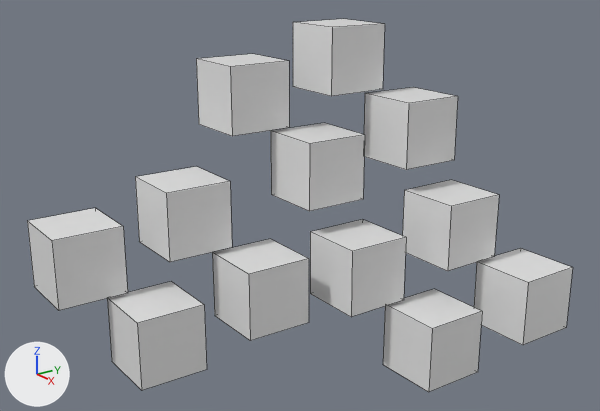
Before and after pictures for a commit that changed the Blender file Praktikum/Synagoge.blend.
One viewpoint serves both versions: a 50 mm lens placed at (17.9, -14.69, 9.28), pointed at (-0.7, -1.58, 2.0). The lights are fixed; the arrows at lower left show +X, +Y and +Z. Mesh edges are drawn as thin lines.

Script lines for the objects in view, before the commit:
```python
me_cube_001 = bpy.data.meshes.new('Cube.001')
me_cube_001.from_pydata(...)  # a box spanning x -1.0..1.0, y -1.0..1.0, z -1.0..1.0
me_cube_001.materials.append(mat_material)  # white #e7e7e7
me_cube_002 = bpy.data.meshes.new('Cube.002')
me_cube_002.from_pydata(...)  # a box spanning x -1.0..1.0, y -1.0..1.0, z -1.0..1.0
me_cube_002.materials.append(mat_material)  # white #e7e7e7
me_cube_003 = bpy.data.meshes.new('Cube.003')
me_cube_003.from_pydata(...)  # a box spanning x -1.0..1.0, y -1.0..1.0, z -1.0..1.0
me_cube_003.materials.append(mat_material)  # white #e7e7e7
me_cube_004 = bpy.data.meshes.new('Cube.004')
me_cube_004.from_pydata(...)  # a box spanning x -1.0..1.0, y -1.0..1.0, z -1.0..1.0
me_cube_004.materials.append(mat_material)  # white #e7e7e7
me_cube_005 = bpy.data.meshes.new('Cube.005')
me_cube_005.from_pydata(...)  # a box spanning x -1.0..1.0, y -1.0..1.0, z -1.0..1.0
me_cube_005.materials.append(mat_material)  # white #e7e7e7
ob_cube_001 = bpy.data.objects.new('Cube.001', me_cube_001)
ob_cube_001.location = (0.79, 2.97, 0.97)
ob_cube_002 = bpy.data.objects.new('Cube.002', me_cube_001)
ob_cube_002.location = (2.57, 4.44, -1.13)
ob_cube_003 = bpy.data.objects.new('Cube.003', me_cube_002)
ob_cube_003.location = (1.78, 1.47, -2.07)
ob_cube_004 = bpy.data.objects.new('Cube.004', me_cube_003)
ob_cube_004.location = (-3.59, -7.2, 0.76)
ob_cube_005 = bpy.data.objects.new('Cube.005', me_cube_004)
ob_cube_005.location = (-2.81, -4.22, 1.73)
ob_cube_006 = bpy.data.objects.new('Cube.006', me_cube_004)
ob_cube_006.location = (-1.02, -2.76, -0.37)
ob_cube_007 = bpy.data.objects.new('Cube.007', me_cube_005)
ob_cube_007.location = (-1.81, -5.73, -1.31)
ob_cube_008 = bpy.data.objects.new('Cube.008', me_cube_003)
ob_cube_008.location = (-3.42, -1.76, 4.86)
ob_cube_011 = bpy.data.objects.new('Cube.011', me_cube_005)
ob_cube_011.location = (-1.65, -0.29, 2.79)
# me_cube
# before: 0 (1.0, 1.0, 1.0) at pixel (406, 237), 1 (1.0, 1.0, -1.0) at pixel (403, 300), 2 (1.0, -1.0, 1.0) at pixel (352, 251), 3 (1.0, -1.0, -1.0) at pixel (351, 317), 4 (-1.0, 1.0, 1.0) at pixel (362, 219)
# before: 5 (-1.0, 1.0, -1.0), 6 (-1.0, -1.0, 1.0) at pixel (310, 231), 7 (-1.0, -1.0, -1.0) at pixel (310, 293)
# also in view: 'Cube.009' at (-2.64, 1.22, 5.84); 'Cube' at (0.0, 0.0, 0.0); 'Cube.010' at (-0.85, 2.68, 3.74)
```
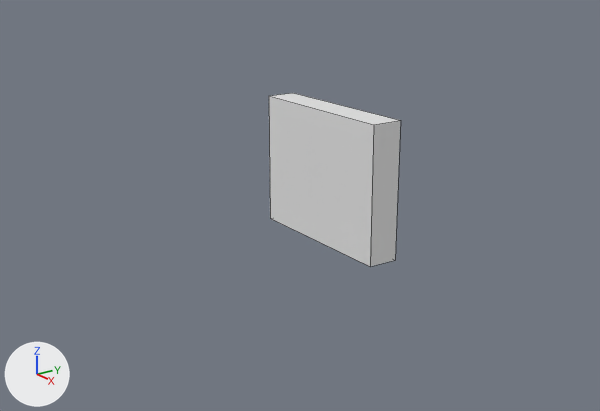
Where the change shows, as pixel boxes [x1, y1, x2, y2] in the pictures (600 x 411 px):
'Cube', reshaped, moved (36% wider, 76% taller): before [310, 219, 406, 317]; after [269, 93, 400, 266]
'Cube.007', deleted: before [107, 282, 207, 390]
'Cube.004', deleted: before [27, 208, 128, 310]
'Cube.006', deleted: before [212, 239, 309, 341]
'Cube.003', deleted: before [383, 289, 482, 392]
'Cube.005', deleted: before [135, 166, 232, 262]
'Cube.002', deleted: before [474, 248, 573, 345]
'Cube.001', deleted: before [403, 180, 499, 271]
'Cube.011', deleted: before [271, 123, 365, 211]
'Cube.008', deleted: before [196, 54, 289, 136]
'Cube.010', deleted: before [364, 87, 458, 170]
'Cube.009', deleted: before [293, 19, 385, 96]
part 1 of me_cube, deleted: before [310, 219, 406, 317]
part 2 of me_cube, added: after [269, 93, 400, 266]

What changed in the scene script:
```text
Change me_cube:
    where me_cube.from_pydata(...)  # 8 vertices, 6 faces; spans x -1.0..1.0, y -1.0..1.0, z -1.0..1.0
    used by ob_cube; location = (0.0, 0.0, 0.0)
    verts and faces of me_cube; kept vertices keep their numbers, new ones are numbered from 8
    remove me_cube.materials.append(mat_material)  # white #e7e7e7
    me_cube part 1
    add delete_vertices([*range(0, 8)])  # with the faces that use them
    me_cube part 2
    add verts[8] = (-2.65, -0.43, 2.05)  # pixel (268, 95)
    add verts[9] = (-2.66, -0.43, -2.07)  # pixel (270, 218)
    add verts[10] = (-2.56, 0.44, 2.08)  # pixel (292, 92)
    add verts[11] = (-2.56, 0.45, -2.04)
    add verts[12] = (2.56, -0.45, 2.04)  # pixel (373, 124)
    add verts[13] = (2.56, -0.44, -2.08)  # pixel (370, 266)
    add verts[14] = (2.66, 0.43, 2.07)  # pixel (400, 120)
    add verts[15] = (2.65, 0.43, -2.05)  # pixel (395, 260)
    add faces += [(8, 9, 11, 10), (10, 11, 15, 14), (12, 14, 15, 13), (8, 12, 13, 9), (8, 10, 14, 12), (9, 13, 15, 11)]
Change ob_cube:
    ob_cube.location: (0.0, 0.0, 0.0) -> (-1.58, 0.12, 2.46)
Remove ob_cube_001:
    ob_cube_001 = bpy.data.objects.new('Cube.001', me_cube_001)
    ob_cube_001.location = (0.79, 2.97, 0.97)
Remove ob_cube_002:
    ob_cube_002 = bpy.data.objects.new('Cube.002', me_cube_001)
    ob_cube_002.location = (2.57, 4.44, -1.13)
Remove ob_cube_003:
    ob_cube_003 = bpy.data.objects.new('Cube.003', me_cube_002)
    ob_cube_003.location = (1.78, 1.47, -2.07)
Remove ob_cube_004:
    ob_cube_004 = bpy.data.objects.new('Cube.004', me_cube_003)
    ob_cube_004.location = (-3.59, -7.2, 0.76)
Remove ob_cube_005:
    ob_cube_005 = bpy.data.objects.new('Cube.005', me_cube_004)
    ob_cube_005.location = (-2.81, -4.22, 1.73)
Remove ob_cube_006:
    ob_cube_006 = bpy.data.objects.new('Cube.006', me_cube_004)
    ob_cube_006.location = (-1.02, -2.76, -0.37)
Remove ob_cube_007:
    ob_cube_007 = bpy.data.objects.new('Cube.007', me_cube_005)
    ob_cube_007.location = (-1.81, -5.73, -1.31)
Remove ob_cube_008:
    ob_cube_008 = bpy.data.objects.new('Cube.008', me_cube_003)
    ob_cube_008.location = (-3.42, -1.76, 4.86)
Remove ob_cube_009:
    ob_cube_009 = bpy.data.objects.new('Cube.009', me_cube_004)
    ob_cube_009.location = (-2.64, 1.22, 5.84)
Remove ob_cube_010:
    ob_cube_010 = bpy.data.objects.new('Cube.010', me_cube_004)
    ob_cube_010.location = (-0.85, 2.68, 3.74)
Remove ob_cube_011:
    ob_cube_011 = bpy.data.objects.new('Cube.011', me_cube_005)
    ob_cube_011.location = (-1.65, -0.29, 2.79)
```
